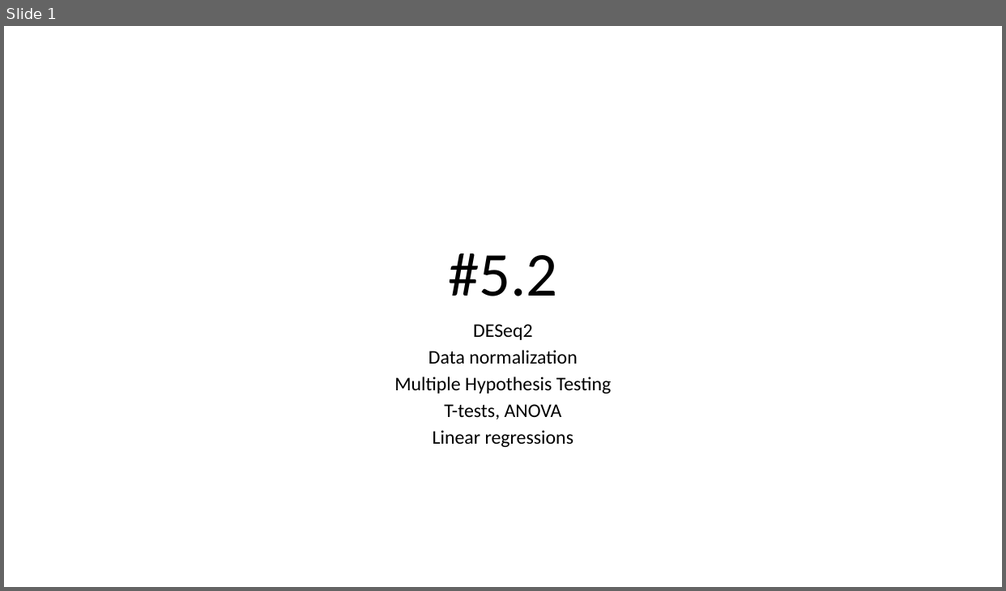
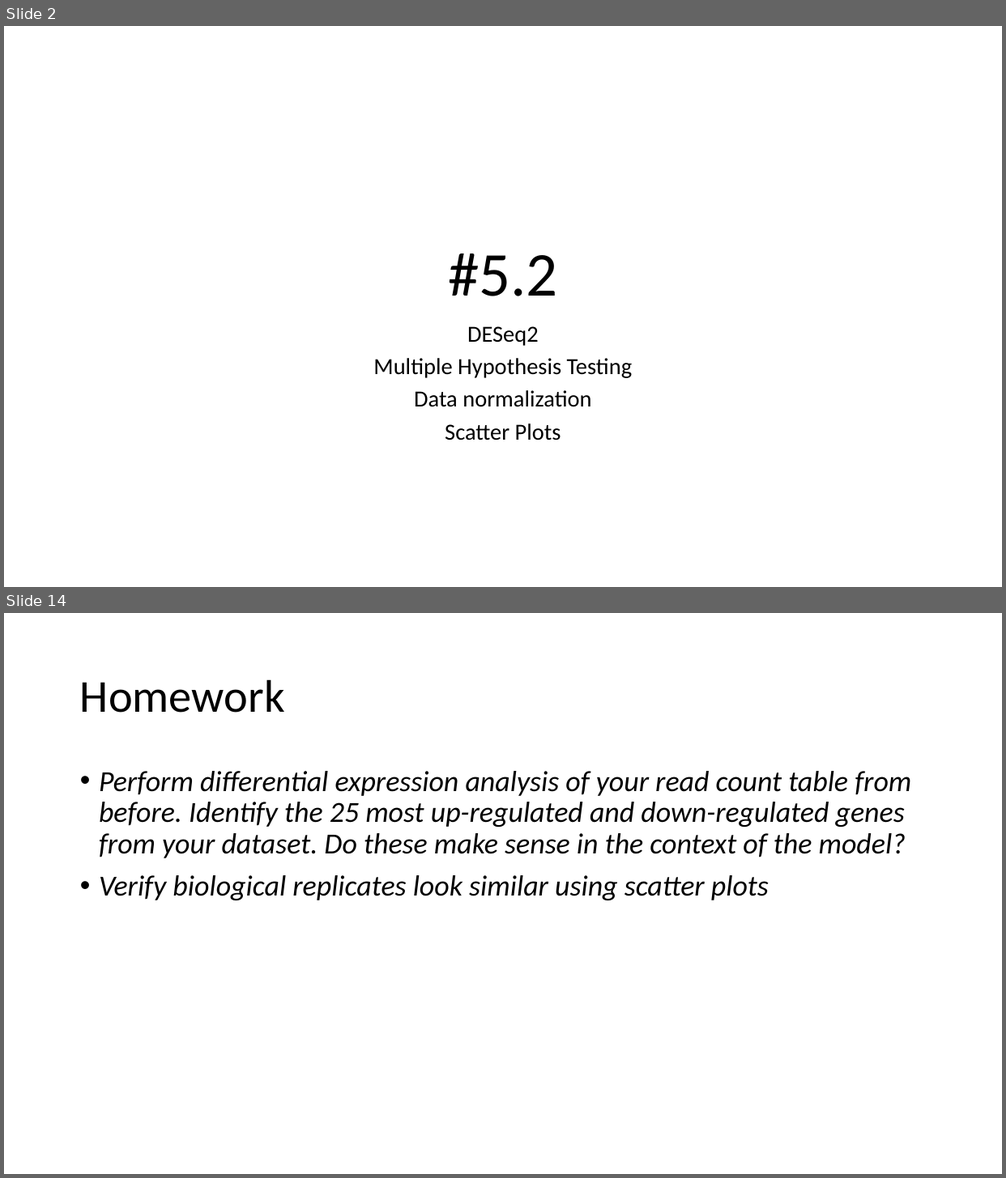
Before and after one commit to j-berg/bioinformatics-bootcamp, a slide deck: class_5_2/class_5_2.pptx. Shown one above the other, each under a label of ours: slide 1 before the commit, slides 2 and 14 after it; the slides between them are not shown. The pictures are 1006x591 and 1006x1178 pixels, drawn with LibreOffice and Linux fonts; fonts in the diff are those of the drawing. Boxes give left, top, right and bottom in pixels: in the first picture for what was removed or moved away, otherwise in the second. Text is boxed around its words. In the diff, an @@ line names an element or a change of style, - is before the commit and + after.

```diff
--- a/class_5_2/class_5_2.pptx
+++ b/class_5_2/class_5_2.pptx
@@ slide 14 added at (4, 613, 1002, 1174), background #FFFFFF @@
@@ title added at (80, 679, 285, 713), 44 pt, text #000000 @@
+Homework
@@ text added at (99, 771, 911, 901), 28 pt, text #000000, italic @@
+• Perform differential expression analysis of your read count table from before. Identify the 25 most up-regulated and down-regulated genes from your dataset. Do these make sense in the context of the model?
+• Verify biological replicates look similar using scatter plots
@@ what was slide 1 is now slide 2 @@
@@ slide 2 changed as well @@
@@ subtitle at (414, 327, 591, 408): size 18.6 to 22.2 pt in "DESeq2", "Data normalization"; line spacing 0.7 to 0.8 @@
@@ subtitle at (373, 358, 633, 378): paragraph added @@
+Multiple Hypothesis Testing
@@ subtitle at (445, 424, 561, 441): text changed; size 18.6 to 22.2 pt @@
-Multiple Hypothesis Testing
-T-tests, ANOVA
-Linear regressions
+Scatter Plots
```
Also in this commit, not shown: 12 other slides added, 7 other files.
